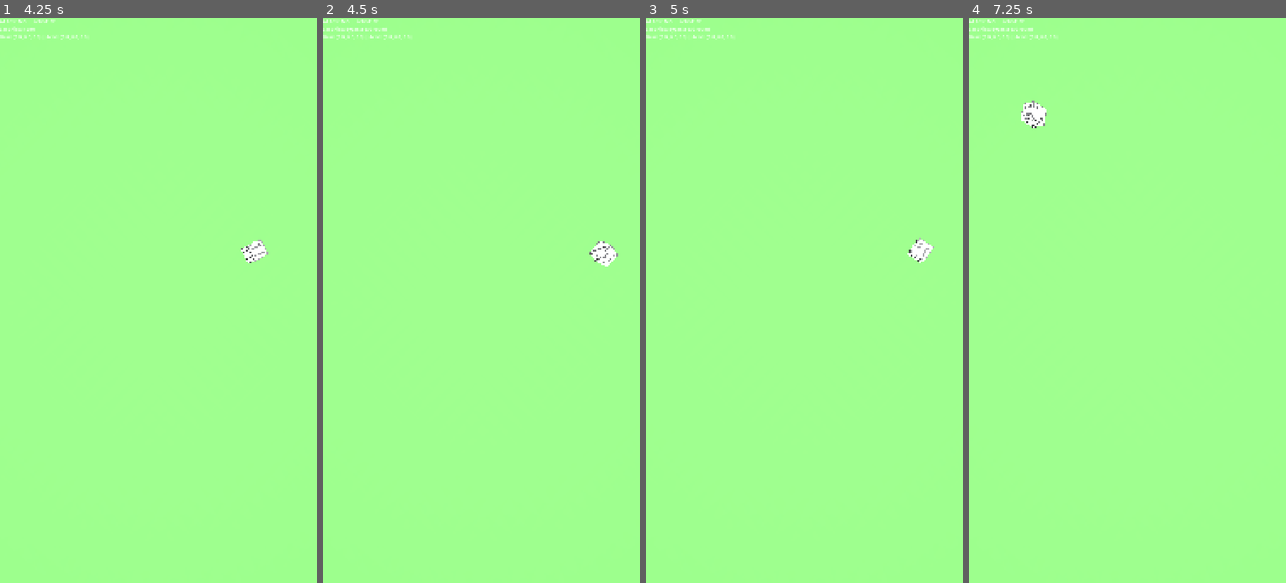
Above: before the commit, frames 1-4 (left to right).
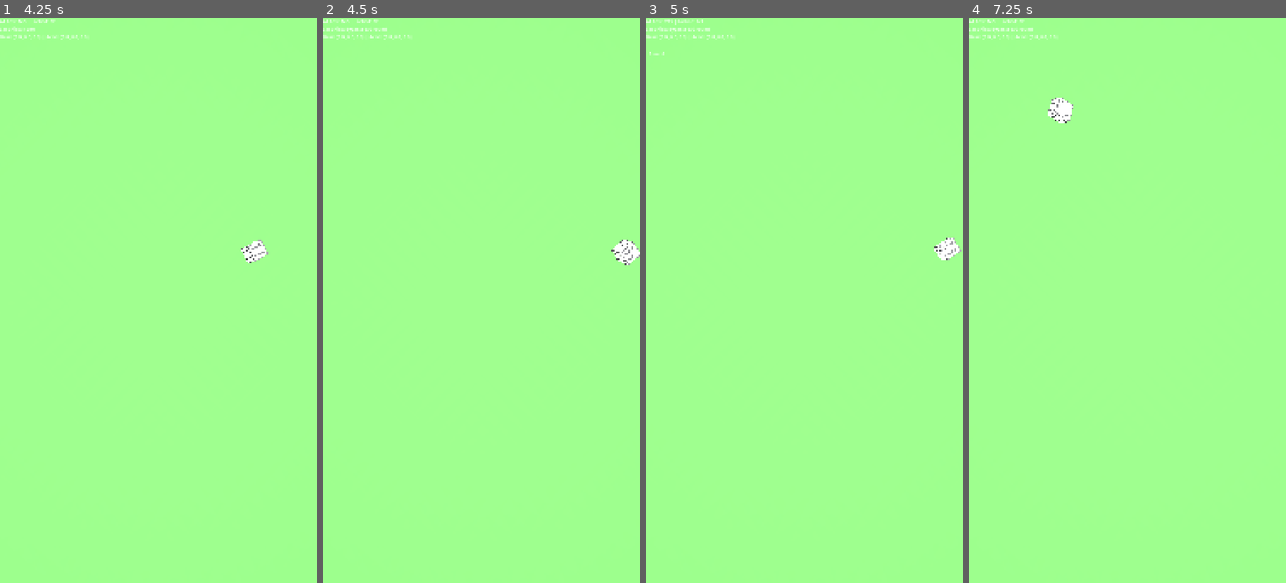
Above: after the commit, the same moments.

Repository: MatthieuLJ/no_dice
Game: Godot game, scene res://die.tscn
Same seed, same stepped clock (60 frames per second), same inputs: the game is played once before the commit and once after it.
Inputs (mouse positions are in pixels of both pictures, inside the frame that each line leads up to):
- Up to frame 1 (4.25 s): click "+" at 0.5 s; click "-" at 1.25 s; click "Low 0" at 2 s; click "High 10" at 2.75 s; tap Space at 3.5, 3.77 s; move the mouse to (228, 272) at 3.52 s; hold Right (ui_right) from 3.53 s (still down); tap Enter at 3.6 s; click (228, 272) at 3.67 s
- Up to frame 2 (4.5 s): release Right (ui_right) at 4.25 s; drag from (418, 328) to (465, 413) at 4.27 s
- Up to frame 3 (5 s): no input
- Up to frame 4 (7.25 s): move the mouse to (1159, 176) at 5.02 s; hold Right (ui_right) 5.03-5.75 s; tap R at 5.1 s; drag from (1111, 413) to (1032, 215) at 5.77 s; tap Space at 6.5, 6.77 s; move the mouse to (1222, 385) at 6.52 s; hold Left (ui_left) from 6.53 s (still down); tap Keypad Enter at 6.6 s

Frame 1 is identical in both runs. In frame 2, 0.5% of the frame differs, in the area x 84-100%, y 39-44%; in frame 3, 0.5%; in frame 4, 0.6%, in the area x 16-33%, y 14-20%.

Commit message:
Guard software boundary clamping behind DiceConfig.ENABLE_SOFTWARE_CLAMPING feature flag (default false)

Diff:
--- a/base_die.gd
+++ b/base_die.gd
@@ -29,53 +29,54 @@
 
 	var current_transform: Transform3D = state.transform
 	var local_pos: Vector3 = ground.to_local(current_transform.origin)
-	var view_size: Vector2 = get_viewport().get_visible_rect().size
-	var aspect_ratio: float = 1.0
-	if view_size.x > 0:
-		aspect_ratio = view_size.y / view_size.x
 
-	var inset_factor: float = ground.get("base_inset_factor") if ground and "base_inset_factor" in ground else 1.0
-	var half_size: float = _get_die_half_size()
+	# 1. Optional Software Clamping Guard (Only active if DiceConfig.ENABLE_SOFTWARE_CLAMPING = true)
+	if DiceConfig.ENABLE_SOFTWARE_CLAMPING:
+		var view_size: Vector2 = get_viewport().get_visible_rect().size
+		var aspect_ratio: float = 1.0
+		if view_size.x > 0:
+			aspect_ratio = view_size.y / view_size.x
 
-	var debug_margin: float = 0.2
+		var inset_factor: float = ground.get("base_inset_factor") if ground and "base_inset_factor" in ground else 1.0
+		var half_size: float = _get_die_half_size()
 
-	# X Bounds (East/West walls at +/- inset_factor at floor)
-	var min_x: float = -inset_factor + half_size + debug_margin
-	var max_x: float = inset_factor - half_size - debug_margin
+		# X Bounds (East/West walls at +/- inset_factor at floor)
+		var min_x: float = -inset_factor + half_size
+		var max_x: float = inset_factor - half_size
 
-	# Y Bounds (Floor at 0.0, Roof at 2.0 - allow physics solver to handle floor contact)
-	var min_y: float = 0.0
-	var max_y: float = 2.0 - half_size
+		# Y Bounds (Floor at 0.0, Roof at 2.0 - allow physics solver to handle floor contact)
+		var min_y: float = 0.0
+		var max_y: float = 2.0 - half_size
 
-	# Z Bounds (North/South walls at +/- aspect_ratio * inset_factor at floor)
-	var min_z: float = -(aspect_ratio * inset_factor) + half_size + debug_margin
-	var max_z: float = (aspect_ratio * inset_factor) - half_size - debug_margin
+		# Z Bounds (North/South walls at +/- aspect_ratio * inset_factor at floor)
+		var min_z: float = -(aspect_ratio * inset_factor) + half_size
+		var max_z: float = (aspect_ratio * inset_factor) - half_size
 
-	var clamped_x: float = clampf(local_pos.x, min_x, max_x)
-	var clamped_y: float = clampf(local_pos.y, min_y, max_y)
-	var clamped_z: float = clampf(local_pos.z, min_z, max_z)
+		var clamped_x: float = clampf(local_pos.x, min_x, max_x)
+		var clamped_y: float = clampf(local_pos.y, min_y, max_y)
+		var clamped_z: float = clampf(local_pos.z, min_z, max_z)
 
-	if clamped_x != local_pos.x or clamped_y != local_pos.y or clamped_z != local_pos.z:
-		var safe_local_pos: Vector3 = Vector3(clamped_x, clamped_y, clamped_z)
-		current_transform.origin = ground.to_global(safe_local_pos)
-		state.transform = current_transform
+		if clamped_x != local_pos.x or clamped_y != local_pos.y or clamped_z != local_pos.z:
+			var safe_local_pos: Vector3 = Vector3(clamped_x, clamped_y, clamped_z)
+			current_transform.origin = ground.to_global(safe_local_pos)
+			state.transform = current_transform
 
-		if local_pos.x <= min_x:
-			state.linear_velocity.x = maxf(0.0, state.linear_velocity.x)
-		elif local_pos.x >= max_x:
-			state.linear_velocity.x = minf(0.0, state.linear_velocity.x)
+			if local_pos.x <= min_x:
+				state.linear_velocity.x = maxf(0.0, state.linear_velocity.x)
+			elif local_pos.x >= max_x:
+				state.linear_velocity.x = minf(0.0, state.linear_velocity.x)
 
-		if local_pos.y <= min_y:
-			state.linear_velocity.y = maxf(0.0, state.linear_velocity.y)
-		elif local_pos.y >= max_y:
-			state.linear_velocity.y = minf(0.0, state.linear_velocity.y)
+			if local_pos.y <= min_y:
+				state.linear_velocity.y = maxf(0.0, state.linear_velocity.y)
+			elif local_pos.y >= max_y:
+				state.linear_velocity.y = minf(0.0, state.linear_velocity.y)
 
-		if local_pos.z <= min_z:
-			state.linear_velocity.z = maxf(0.0, state.linear_velocity.z)
-		elif local_pos.z >= max_z:
-			state.linear_velocity.z = minf(0.0, state.linear_velocity.z)
+			if local_pos.z <= min_z:
+				state.linear_velocity.z = maxf(0.0, state.linear_velocity.z)
+			elif local_pos.z >= max_z:
+				state.linear_velocity.z = minf(0.0, state.linear_velocity.z)
 
-	# Emergency fallback recovery if die clips far out of arena
+	# 2. Emergency fallback recovery if die clips far out of arena
 	if local_pos.y < -2.0 or local_pos.length() > 10.0:
 		var reset_transform: Transform3D = state.transform
 		reset_transform.origin = ground.to_global(Vector3(-0.25, 0.5, 0.1))
--- a/dice_config.gd
+++ b/dice_config.gd
@@ -14,6 +14,9 @@
 const LINEAR_DAMP: float = 0.5
 const ANGULAR_DAMP: float = 1.0
 const FRICTION: float = 0.5
+
+# Toggle software position/velocity clamping boundary guards (default: false)
+const ENABLE_SOFTWARE_CLAMPING: bool = false
 
 static func get_mass_for_die(die: RigidBody3D) -> float:
 	if not is_instance_valid(die):
